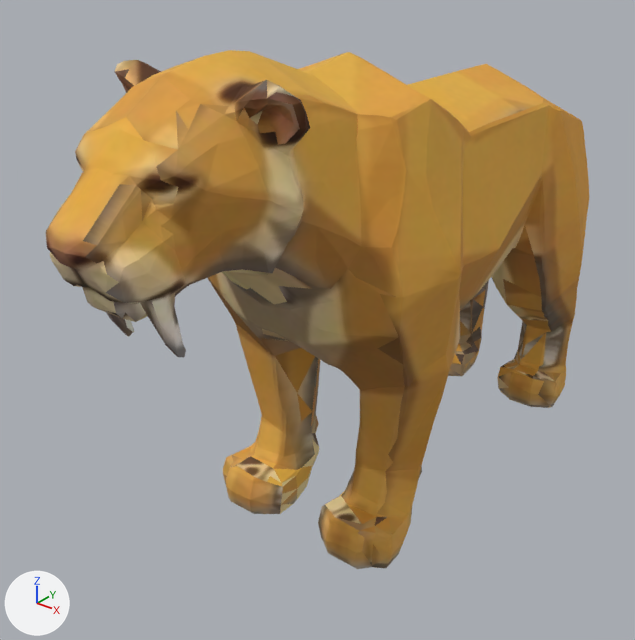
Two versions of the glTF model assets/models/smilodon_6view.glb, one commit apart.
The view is the same before and after, from a 50 mm lens placed at (1.2, -1.82, 1.51), pointed at (-0.12, -0.17, 0.49). Arrows for +X, +Y and +Z are at lower left; the lights stay in place. The picture after the commit comes second. Vertices at exactly the same position are counted once.

Objects in the first picture: 'smilodon_walkabout_6view'.
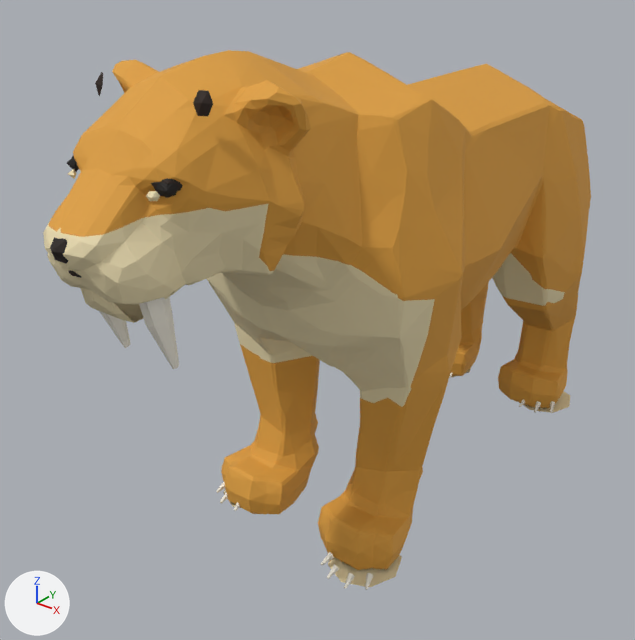
Changed parts and their boxes (x1, y1, x2, y2) in the pictures (635 x 640 px):
'smilodon_walkabout_6view', surface changed, reshaped: before (46, 50, 589, 569); after (43, 50, 591, 590)
part 1 of me_smilodon_mesh, built on: before (46, 60, 580, 500); after (43, 60, 582, 590)

Diff of the bpy script that builds the scene:
```diff
--- a/assets/models/smilodon_6view.glb.py
+++ b/assets/models/smilodon_6view.glb.py
@@ mat_smilodon_walkabout_cel_mat @@
 n0 = _N.new('ShaderNodeBsdfPrincipled'); n0.name = 'Principled BSDF'
 n1 = _N.new('ShaderNodeOutputMaterial'); n1.name = 'Material Output'
-n2 = _N.new('ShaderNodeTexImage'); n2.name = 'Image Texture'
-n2.image = img_smilodon_atlas_2048
-n2.extension = 'EXTEND'
+n3 = _N.new('ShaderNodeVertexColor'); n3.name = 'Color Attribute'
 _L.new(n0.outputs[0], n1.inputs[0])  # 'BSDF' to 'Surface'
-_L.new(n2.outputs[0], n0.inputs[0])  # 'Color' to 'Base Color'
+_L.new(n3.outputs[0], n0.inputs[0])  # 'Color' to 'Base Color'
@@ me_smilodon_mesh @@
 # used by ob_smilodon_walkabout_6view; location = (0.0, 0.0, 0.0)
-me_smilodon_mesh.from_pydata(...)  # 2102 vertices, 4200 faces; spans x -0.34..0.34, y -1.01..1.01, z 0.0..1.24
+me_smilodon_mesh.from_pydata(...)  # 3020 vertices, 5752 faces; spans x -0.35..0.35, y -1.02..1.01, z -0.02..1.24
+# me_smilodon_mesh part 1: 25 vertices moved within x -0.25..0.27, y -0.84..0.74, z 0.01..1.2; 276 vertices removed from x -0.3..0.3, y -0.99..0.94, z 0.0..1.21; 1194 vertices added at x -0.33..0.33, y -1.02..0.95, z -0.02..1.21
 me_smilodon_mesh.materials.append(mat_smilodon_walkabout_cel_mat)
```
